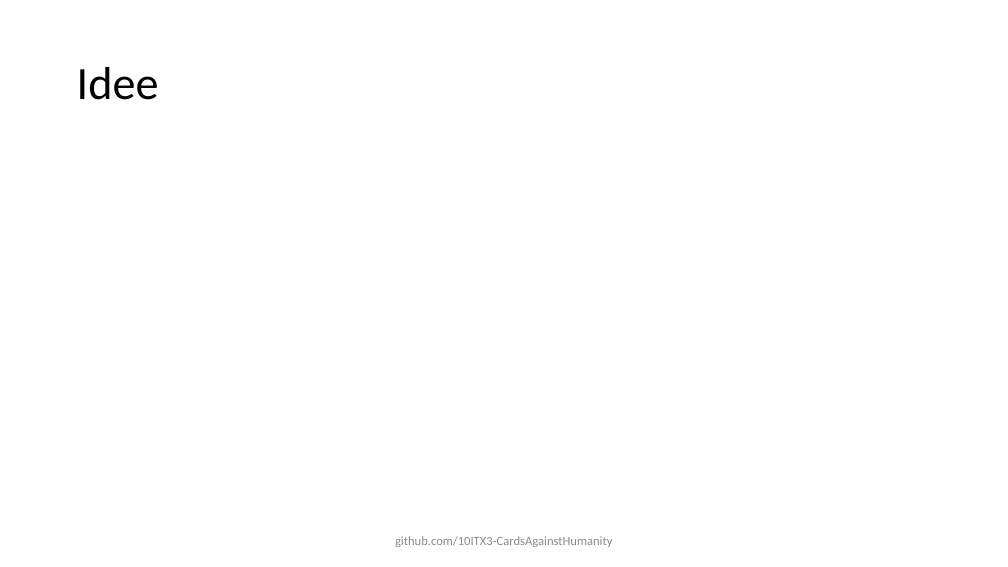
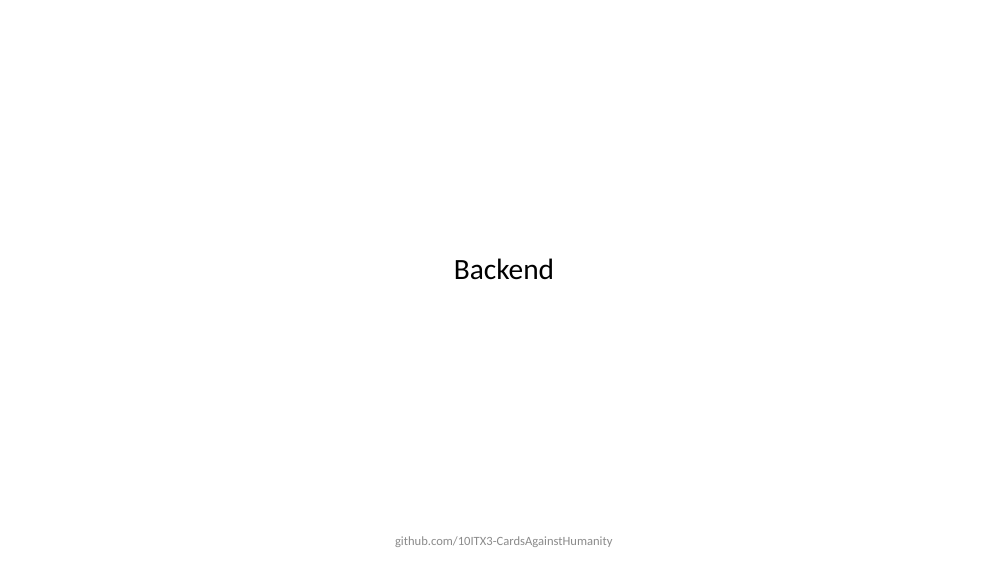
Before and after one commit to 10ITX3-CardsAgainstHumanity/cah-presentation, a slide deck: slide 9 of cah-presentation.pptx (slide 3 before the commit). Drawn at 1008x567 pixels with LibreOffice and Linux fonts; fonts in the diff are those of the drawing. Boxes give left, top, right and bottom in pixels: in the first picture for what was removed or moved away, otherwise in the second. Text is boxed around its words. In the diff, an @@ line names an element or a change of style, - is before the commit and + after.

```diff
--- a/cah-presentation.pptx
+++ b/cah-presentation.pptx
@@ text removed at (77, 67, 159, 100) @@
-Idee
@@ text added at (454, 258, 554, 280), 28 pt, text #000000 @@
+Backend
```
Also in this commit, not shown: 4 other slides changed, 1 slide added, 3 slides removed.
